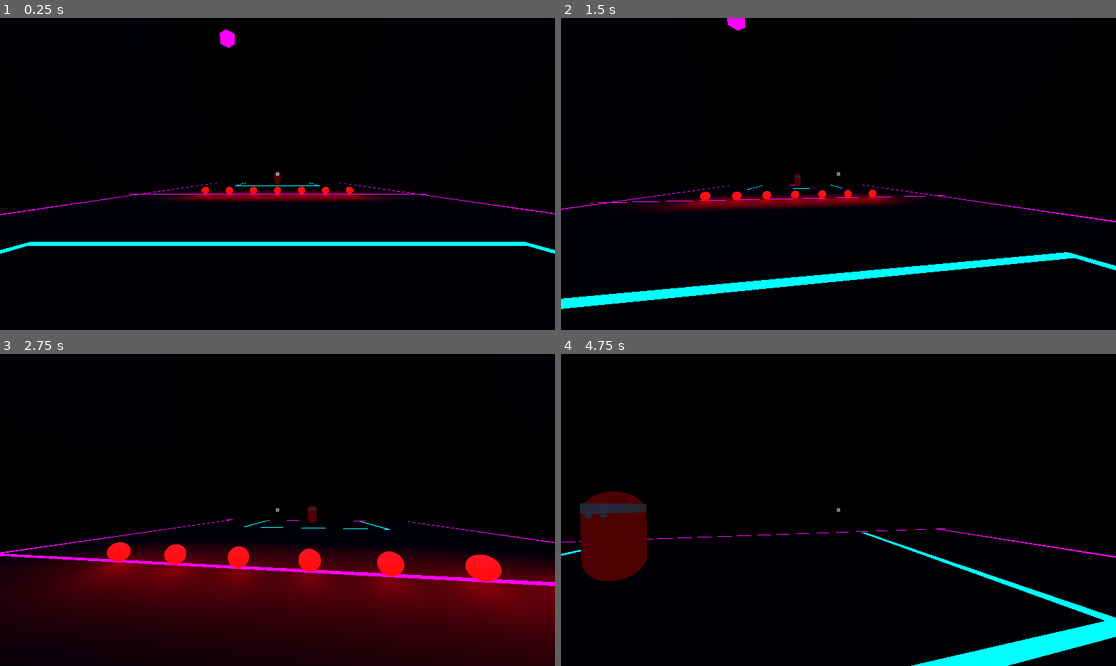
Above: before the commit, frames 1-4 (two rows, left to right).
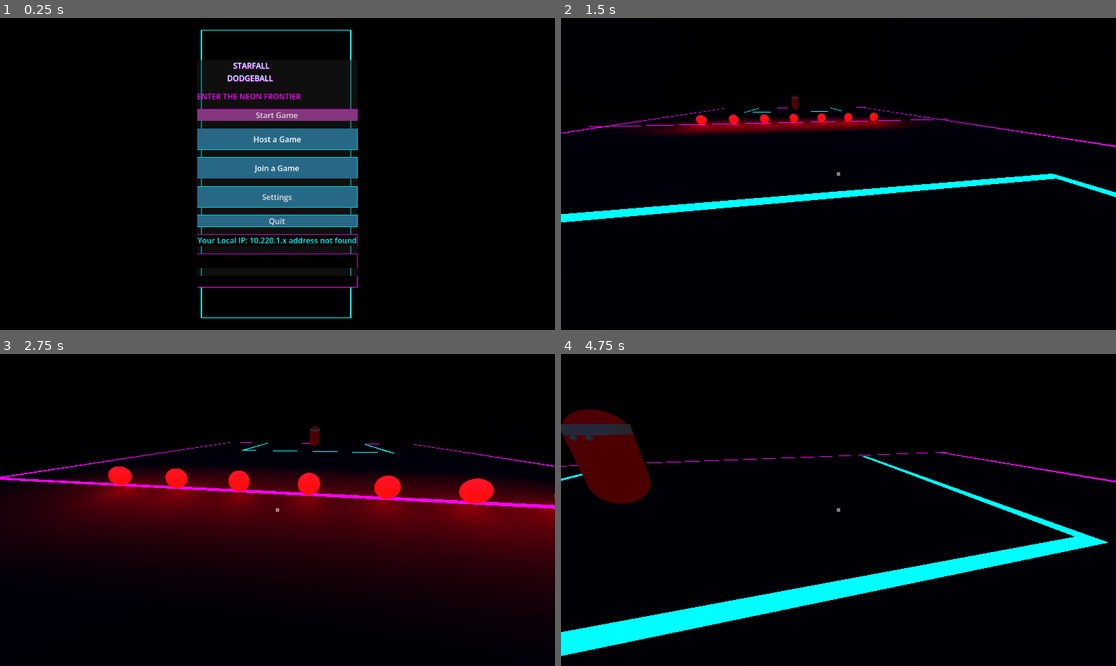
Above: after the commit, the same moments.

Repository: 548778-stack/dodge-ultimate
Game: Godot game, scene res://level_1.tscn
Two runs of this game, one before a commit and one after it. Both use one fixed random seed, a clock stepped at 60 frames per second and the inputs below.
Inputs (mouse positions are in pixels of both pictures, inside the frame that each line leads up to):
- Up to frame 1 (0.25 s): no input
- Up to frame 2 (1.5 s): click (838, 114) at 0.5 s, where only the run after the commit has a clickable "Start Game"; tap Enter at 1.25 s; move the mouse to (866, 174) at 1.27 s; press the mouse at (866, 174) at 1.28 s; hold W (move_forward) from 1.28 s (still down)
- Up to frame 3 (2.75 s): keep holding W (move_forward); tap Space (jump) at 1.52, 2.27 s; move the mouse to (249, 510) at 2.02 s; release the mouse at (249, 510) at 2.03 s; click (249, 510) at 2.1 s
- Up to frame 4 (4.75 s): keep holding W (move_forward); move the mouse to (849, 503) at 2.77 s; press the mouse at (849, 503) at 2.78 s; move the mouse to (832, 516) at 3.52 s; release the mouse at (832, 516) at 3.53 s; click (832, 516) at 3.6 s; tap Space (jump) at 3.77, 4.52 s; move the mouse to (877, 513) at 4.27 s; press the mouse at (877, 513) at 4.28 s

The runs differ from the first frame. In frame 1, 11% of the frame differs, in the area x 0-100%, y 3-97%; in frame 2, 8.6%; in frame 3, 53%, in the area x 0-100%, y 23-100%; in frame 4, 15%.

Commit message:
added menu to level

Diff:
--- a/level_1.tscn
+++ b/level_1.tscn
@@ -3,9 +3,10 @@
 [ext_resource type="Script" uid="uid://r4tyn7qgg1np" path="res://level_1.gd" id="1_hbghi"]
 [ext_resource type="PackedScene" uid="uid://hxmylvmbk4la" path="res://NeonCircleShape.tscn" id="4_ihfcg"]
 [ext_resource type="PackedScene" uid="uid://cihd1td4k5ewq" path="res://NeonSquareShape.tscn" id="4_rka8t"]
-[ext_resource type="PackedScene" uid="uid://bge0fgpvrh8k" path="res://player.tscn" id="5_5hph3"]
+[ext_resource type="PackedScene" uid="uid://bge0fgpvrh8k" path="res://Player.tscn" id="5_5hph3"]
 [ext_resource type="PackedScene" uid="uid://p0m17yfj4cct" path="res://NeonTriangleShape.tscn" id="5_rka8t"]
 [ext_resource type="PackedScene" uid="uid://c7l1amhvirbdx" path="res://Enemy.tscn" id="6_5hph3"]
+[ext_resource type="PackedScene" uid="uid://dnckn15c64gyj" path="res://MainMenu.tscn" id="7_j7kpp"]
 
 [sub_resource type="NavigationMesh" id="NavigationMesh_5hph3"]
 vertices = PackedVector3Array(-22.125002, 0.54938114, -12, -22.125002, 0.29938114, 12, 22.124998, 0.29938114, 12, 22.124998, 0.54938114, -12)
@@ -265,3 +266,7 @@
 transform = Transform3D(-4.371139e-08, 0, 1, 0, 1, 0, -1, 0, -4.371139e-08, -17.429539, 0, 0)
 player_path = NodePath("../Player")
 divider_x = 0.25
+
+[node name="MenuLayer" type="CanvasLayer" parent="." unique_id=811633594]
+
+[node name="MainMenu" parent="MenuLayer" unique_id=984302018 instance=ExtResource("7_j7kpp")]
Not shown, added: main_menu.gd.uid
